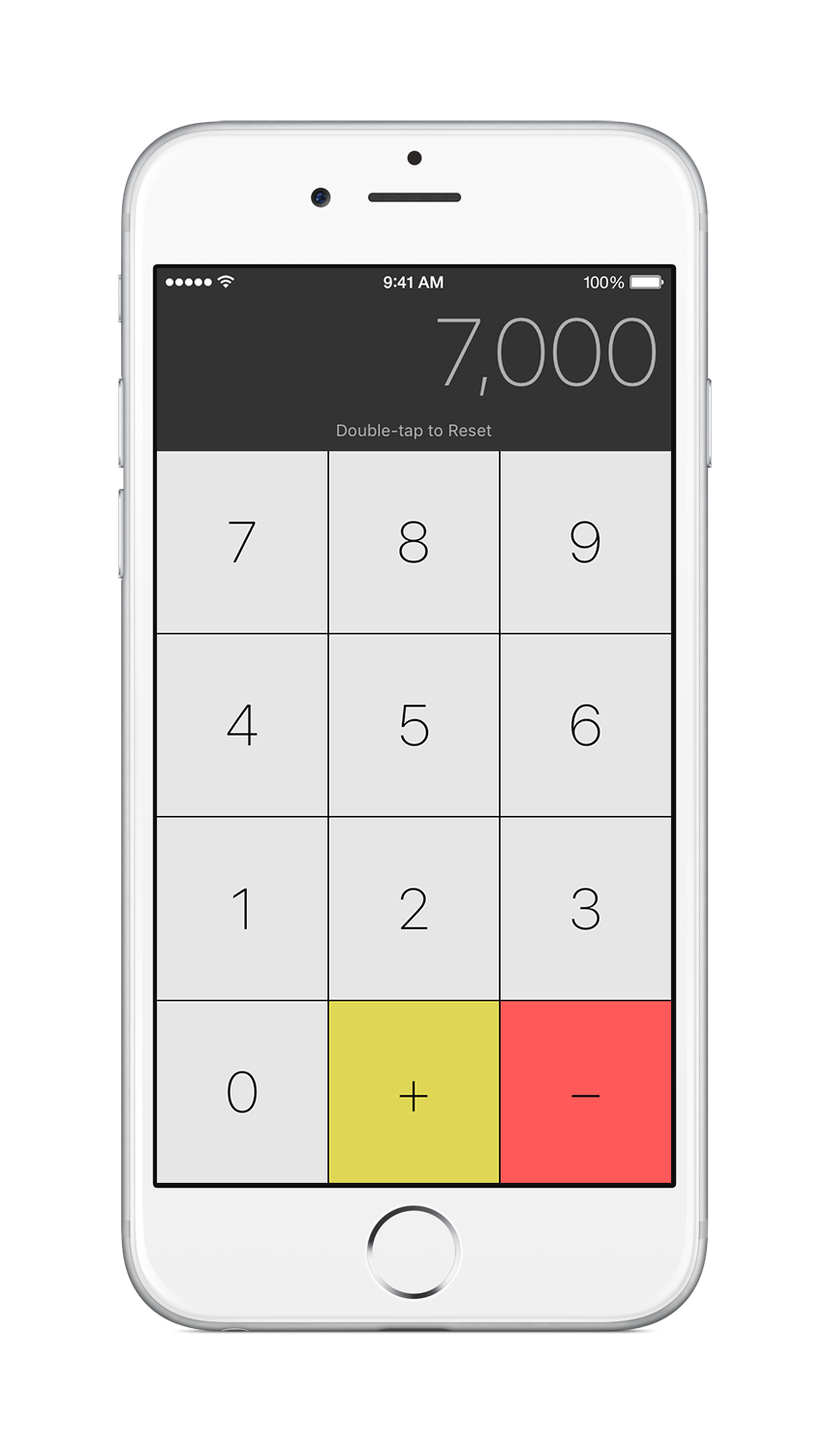
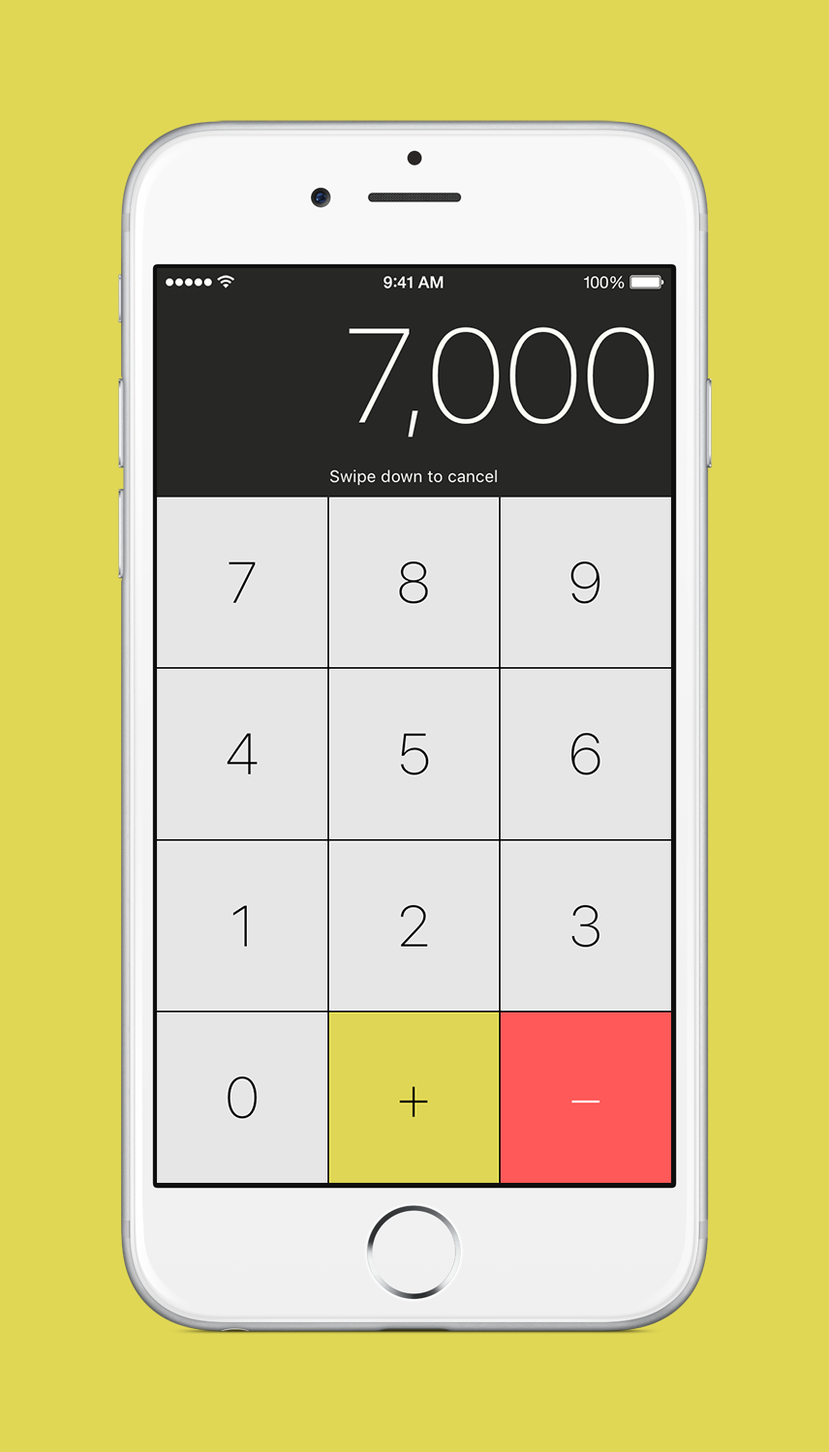
Before/after of a 829px x 1452px layered artwork. What changed in the layer stack:
painted on "<Open to Update Screen>" over (156, 268, 671, 1121)
added layer "Layer 1" over (0, 0, 829, 1452)
